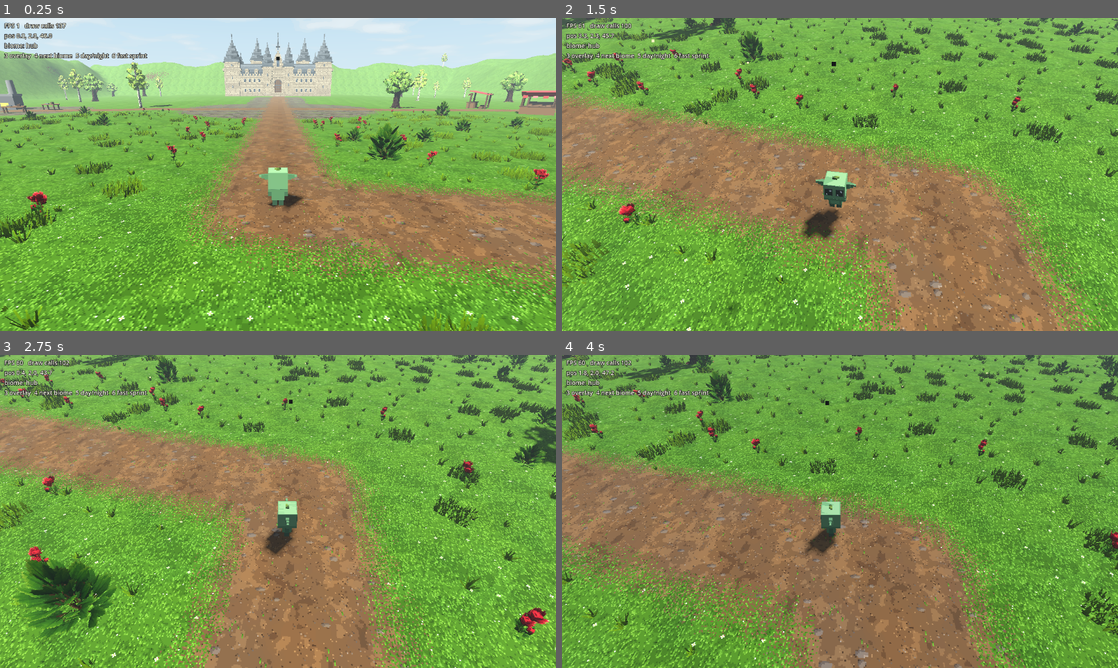
Above: before the commit, frames 1-4 (two rows, left to right).
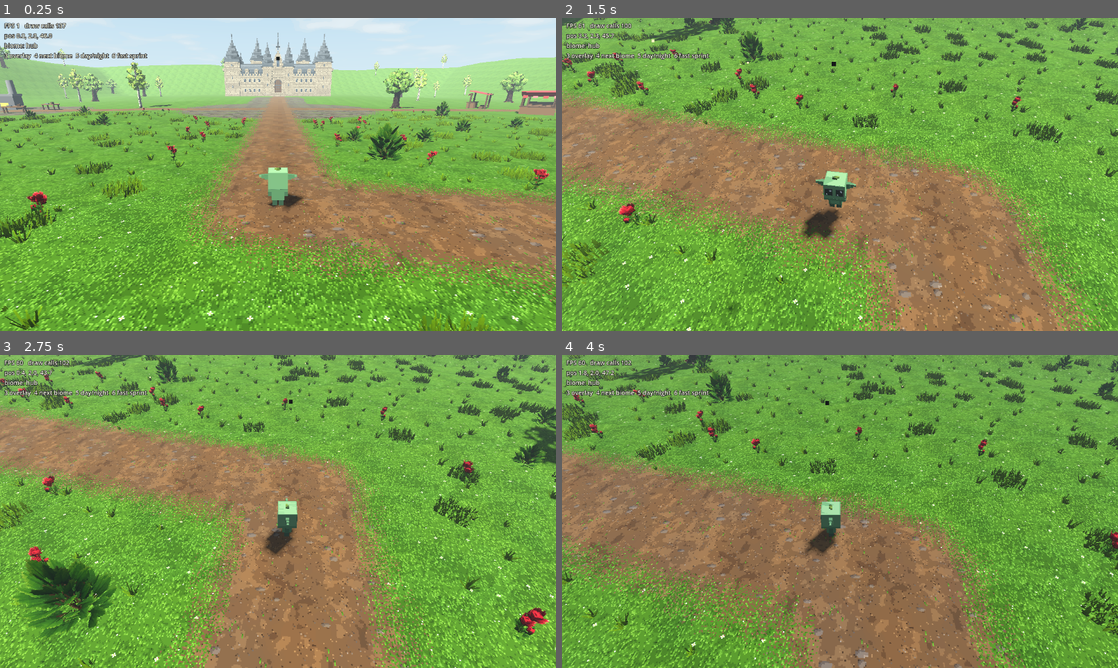
Above: after the commit, the same moments.

Repository: joobajooba/club-impz
Game: Godot game, scene res://scenes/main.tscn
Same seed, same stepped clock (60 frames per second), same inputs: the game is played once before the commit and once after it.
Inputs (mouse positions are in pixels of both pictures, inside the frame that each line leads up to):
- Up to frame 1 (0.25 s): no input
- Up to frame 2 (1.5 s): move the mouse to (962, 158) at 0.52 s; hold D (move_right) 0.53-1.28 s; hold Right mouse button (camera_orbit) 0.53-1.28 s; tap Space (jump) at 0.77 s; move the mouse to (728, 190) at 1.27 s; hold S (move_back) from 1.28 s (still down); tap Mouse wheel up (camera_zoom_in) at 1.35 s
- Up to frame 3 (2.75 s): tap Space (jump) at 1.52 s; move the mouse to (333, 442) at 2.02 s; release S (move_back) at 2.03 s; hold D (move_right) from 2.03 s (still down); hold Mouse wheel down (camera_zoom_out) from 2.03 s (still down)
- Up to frame 4 (4 s): move the mouse to (812, 574) at 2.77 s; release D (move_right) at 2.78 s; release Mouse wheel down (camera_zoom_out) at 2.78 s; hold W (move_forward) 2.78-3.53 s; tap Shift (sprint) at 2.85 s; tap Space (jump) at 3.02, 3.77 s; move the mouse to (1006, 558) at 3.52 s; hold A (move_left) from 3.53 s (still down); hold 5 (toggle_day_night) from 3.53 s (still down)

The runs differ from the first frame. In frame 1, 2.3% of the frame differs, in the area x 0-100%, y 8-46%; in frame 2, 2.0%; in frame 3, 1.1%; in frame 4, 2.1%.

Commit message:
smooth batch 1
Co-Authored-By: Claude Opus 5.5 <noreply@anthropic.com>

Diff:
--- a/godot-game/data/biomes.json
+++ b/godot-game/data/biomes.json
@@ -122,7 +122,7 @@
         "mid": 10,
         "mid_slope": 0.22,
         "high": 11,
-        "high_y": 72,
+        "high_y": 55,
         "wet": 10,
         "special": -1,
         "path": 12,
--- a/godot-game/scripts/tools/bake_world_data.gd
+++ b/godot-game/scripts/tools/bake_world_data.gd
@@ -57,11 +57,11 @@
 		all[i].noise_type = FastNoiseLite.TYPE_SIMPLEX_SMOOTH
 	n_warp.frequency = 1.0 / 90.0
 	n_hill.frequency = 1.0 / 140.0
-	n_hill.fractal_octaves = 4
-	n_ridge.frequency = 1.0 / 110.0
-	n_ridge.fractal_type = FastNoiseLite.FRACTAL_RIDGED
-	n_ridge.fractal_octaves = 4
-	n_detail.frequency = 1.0 / 28.0
+	n_hill.fractal_octaves = 3
+	n_ridge.frequency = 1.0 / 160.0
+	n_ridge.fractal_type = FastNoiseLite.FRACTAL_FBM  # was RIDGED: knife edged ridges
+	n_ridge.fractal_octaves = 3
+	n_detail.frequency = 1.0 / 60.0
 	n_mesa.frequency = 1.0 / 70.0
 	n_island.frequency = 1.0 / 45.0
 	n_litter.frequency = 1.0 / 40.0
@@ -126,8 +126,8 @@
 
 
 func h_forest(x: float, z: float) -> float:
-	var h := 6.0 + n_hill.get_noise_2d(x, z) * 7.0 + n_detail.get_noise_2d(x, z) * 0.8
-	h += g2(x, z, landmarks["stone_ruin"], 22.0) * 9.0
+	var h := 6.0 + n_hill.get_noise_2d(x, z) * 4.0 + n_detail.get_noise_2d(x, z) * 0.3
+	h += g2(x, z, landmarks["stone_ruin"], 30.0) * 5.0
 	h += smoothstep(195.0, 226.0, x) * 7.0  # rises towards the mountain; the river falls off it (waterfall)
 	# winding river: lower river (water 3.0) below the waterfall, upper pool (water 10.0) above it
 	var dz := absf(z - river_z(x))
@@ -142,30 +142,30 @@
 
 
 func h_mountain(x: float, z: float) -> float:
-	var h := 18.0 + (n_ridge.get_noise_2d(x, z) * 0.5 + 0.5) * 58.0 + n_detail.get_noise_2d(x, z) * 2.0
-	h += g2(x, z, landmarks["highest_peak"], 46.0) * 105.0
-	h += g2(x, z, Vector2(470, -60), 30.0) * 40.0
-	h -= g2(x, z, landmarks["obsidian_cave"], 18.0) * 14.0  # volcanic hollow round the obsidian cave
+	var h := 18.0 + (n_ridge.get_noise_2d(x, z) * 0.5 + 0.5) * 34.0 + n_detail.get_noise_2d(x, z) * 0.5
+	h += g2(x, z, landmarks["highest_peak"], 70.0) * 70.0
+	h += g2(x, z, Vector2(470, -60), 40.0) * 24.0
+	h -= g2(x, z, landmarks["obsidian_cave"], 24.0) * 8.0  # volcanic hollow round the obsidian cave
 	return h
 
 
 func h_frost(x: float, z: float) -> float:
 	var h := 9.0 + n_hill.get_noise_2d(x, z) * 4.0 + n_detail.get_noise_2d(x * 2.0, z) * 0.6
 	# ice cliffs along the south side, with the frozen waterfall on their face
-	h += smoothstep(-150.0, -175.0, z) * 24.0
+	h += smoothstep(-140.0, -190.0, z) * 14.0
 	# frozen lake (flat ice) and a small open pool
 	var dl := Vector2(x, z).distance_to(landmarks["frozen_lake"])
-	h = lerp(6.0, h, smoothstep(44.0, 62.0, dl))
+	h = lerp(6.0, h, smoothstep(40.0, 72.0, dl))
 	var dp := Vector2(x, z).distance_to(Vector2(706, -40))
-	h = lerp(5.2, h, smoothstep(8.0, 16.0, dp))
-	h += g2(x, z, landmarks["ice_spire"], 14.0) * 10.0
+	h = lerp(5.2, h, smoothstep(8.0, 22.0, dp))
+	h += g2(x, z, landmarks["ice_spire"], 20.0) * 6.0
 	return h
 
 
 func h_plains(x: float, z: float) -> float:
-	var h := 10.0 + n_hill.get_noise_2d(x * 0.8, z * 0.8) * 5.0
-	var mesa := smoothstep(0.42, 0.5, n_mesa.get_noise_2d(x, z))
-	h += mesa * 17.0
+	var h := 10.0 + n_hill.get_noise_2d(x * 0.8, z * 0.8) * 3.0
+	var mesa := smoothstep(0.3, 0.62, n_mesa.get_noise_2d(x, z))
+	h += mesa * 7.0
 	# dry riverbed
 	var rz := -120.0 + 40.0 * sin(x / 70.0)
 	h -= (1.0 - smoothstep(3.0, 9.0, absf(z - rz))) * 1.8
@@ -181,7 +181,7 @@
 
 func h_swamp(x: float, z: float) -> float:
 	var h := 1.9 + n_hill.get_noise_2d(x * 1.5, z * 1.5) * 1.1 + n_detail.get_noise_2d(x, z) * 0.3
-	h += smoothstep(0.25, 0.45, n_island.get_noise_2d(x, z)) * 2.2
+	h += smoothstep(0.15, 0.5, n_island.get_noise_2d(x, z)) * 1.6
 	h += g2(x, z, landmarks["hollow_tree"], 22.0) * 2.5
 	h -= g2(x, z, landmarks["dreadstone_pit"], 16.0) * 2.0
 	return h
@@ -201,7 +201,7 @@
 	h = lerp(6.0, h, smoothstep(12.0, 26.0, Vector2(x, z).distance_to(landmarks["portal_clearing"])))
 	# ring of tall mountains round the edge
 	var e := minf(minf(z + RD / 2.0, RD / 2.0 - z), minf(x + 10.0, RW - x))
-	h += (1.0 - smoothstep(6.0, 46.0, e)) * (60.0 + n_detail.get_noise_2d(x, z) * 12.0)
+	h += pow(1.0 - smoothstep(4.0, 80.0, e), 1.6) * (40.0 + n_hill.get_noise_2d(x * 0.5, z * 0.5) * 6.0)  # low, rounded border hills
 	return h
 
 
@@ -351,7 +351,7 @@
 				h = lerp(2.0, h, smoothstep(14.0, 26.0, Vector2(x, z).distance_to(lm[key])))
 			h = lerp(2.5, h, smoothstep(30.0, 44.0, Vector2(x, z).distance_to(lm["castle"])))
 			var e := minf(minf(x + HW / 2.0, HW / 2.0 - x), minf(z + HW / 2.0, HW / 2.0 - z))
-			h += (1.0 - smoothstep(4.0, 22.0, e)) * (14.0 + n_detail.get_noise_2d(x, z) * 4.0)  # green hills round the edge
+			h += (1.0 - smoothstep(2.0, 36.0, e)) * (14.0 + n_hill.get_noise_2d(x * 0.5, z * 0.5) * 4.0)  # green hills round the edge
 			var hv := clampi(int(round((h + H_OFFSET) * H_SCALE)), 0, 65535)
 			img.set_pixel(gx, gz, Color8(hv >> 8, hv & 255, 0, 0))
 	img.save_png(ProjectSettings.globalize_path("res://data/hub_terrain.png"))
Binary file changed: godot-game/data/hub_terrain.png
Binary file changed: godot-game/data/resource_terrain.png
